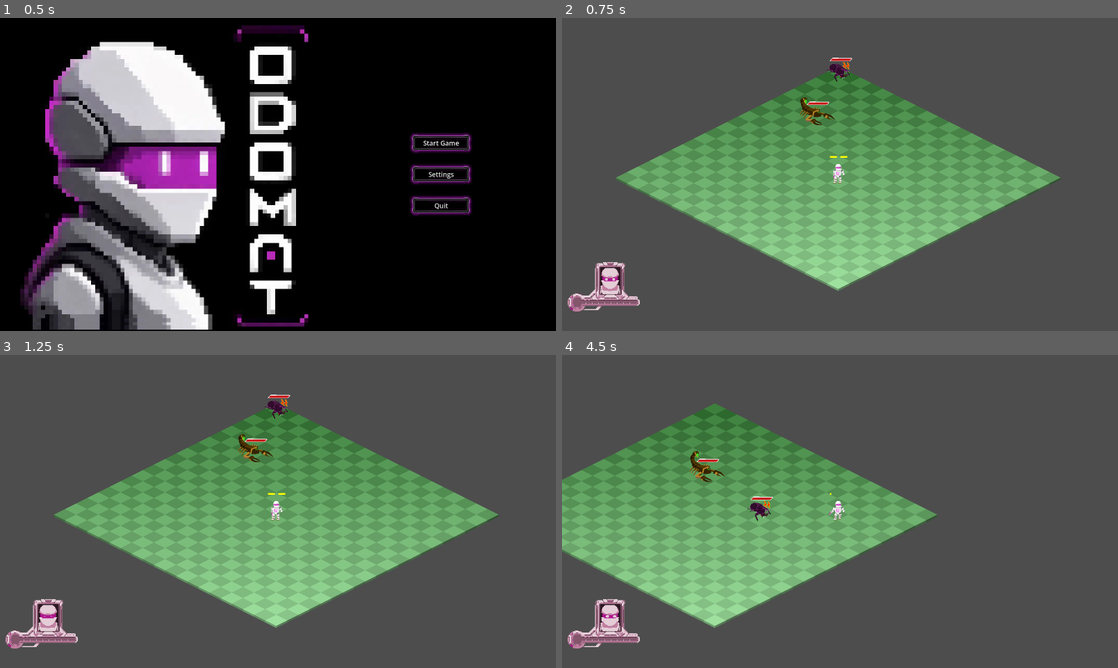
Above: before the commit, frames 1-4 (two rows, left to right).
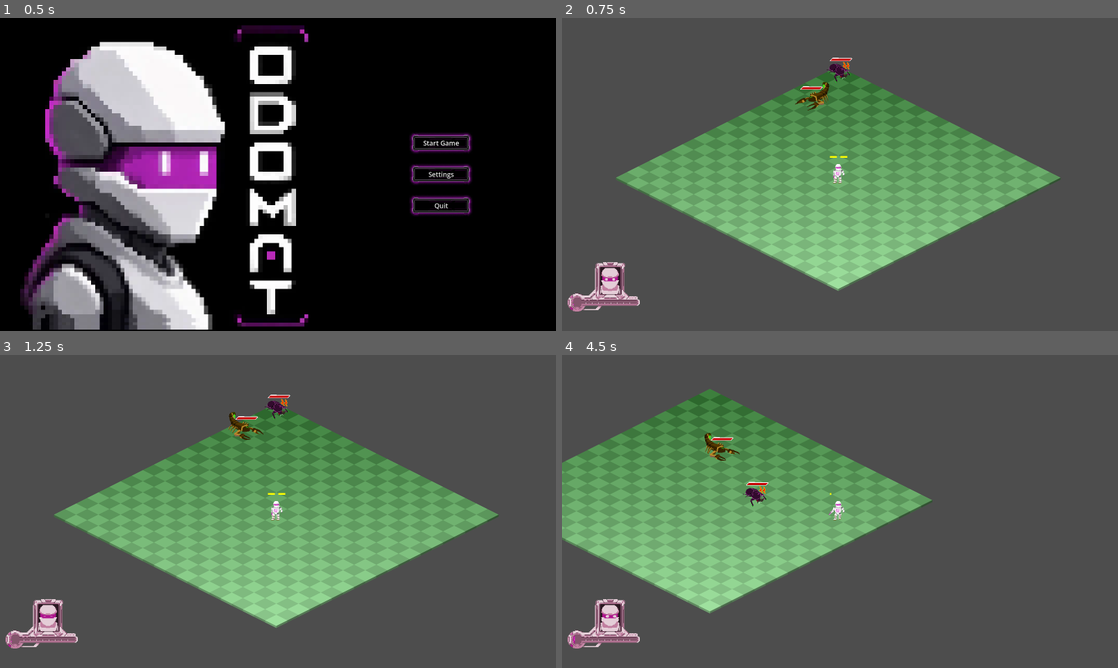
Above: after the commit, the same moments.

Repository: NoeRoberties/Odomat
Game: Godot game, scene res://Scenes/UI/MainMenu/MainMenu.tscn
Same seed, same stepped clock (60 frames per second), same inputs: the game is played once before the commit and once after it.
Inputs (mouse positions are in pixels of both pictures, inside the frame that each line leads up to):
- Up to frame 1 (0.5 s): no input
- Up to frame 2 (0.75 s): click "Start Game" at 0.5 s
- Up to frame 3 (1.25 s): no input
- Up to frame 4 (4.5 s): tap Enter (ui_accept) at 1.25, 1.52, 2.27, 3.77 s; move the mouse to (962, 495) at 1.27 s; hold D (move_right) 1.28-2.03 s; hold Shift (dash) 1.28-2.03 s; click (962, 495) at 1.42 s; move the mouse to (728, 527) at 2.02 s; hold S (move_down) 2.03-2.78 s; tap Shift (dash) at 2.1, 3.05, 3.8 s; move the mouse to (895, 442) at 2.77 s; hold D (move_right) 2.78-3.53 s; hold Space (interact_npc) 2.78-3.53 s; move the mouse to (812, 574) at 3.52 s; hold W (move_up) 3.53-4.28 s; click (812, 574) at 3.6 s; move the mouse to (1006, 558) at 4.27 s; hold A (move_left) from 4.28 s (still down); hold Shift (dash) from 4.28 s (still down)

Frame 1 is identical in both runs. In frame 2, 0.4% of the frame differs, in the area x 41-50%, y 20-35%; in frame 3, 0.5%; in frame 4, 13%, in the area x 0-68%, y 10-93%.

Commit message:
[UPT] Scorpio escape better, shoot range increased and shoot faster

Diff:
--- a/godot-project/odomat/Scenes/Enemies/Scorpio/Scorpio.tscn
+++ b/godot-project/odomat/Scenes/Enemies/Scorpio/Scorpio.tscn
@@ -139,17 +139,17 @@
 size = Vector2(98, 99)
 
 [sub_resource type="CircleShape2D" id="CircleShape2D_3jpb3"]
-radius = 59.008472
+radius = 150.0
 
 [sub_resource type="CircleShape2D" id="CircleShape2D_v2wp6"]
-radius = 320.03906
+radius = 500.0
 
 [node name="Scorpio" type="CharacterBody2D" unique_id=1862442761 groups=["enemies"]]
 script = ExtResource("1_5wdew")
 
 [node name="AnimatedSprite2D" type="AnimatedSprite2D" parent="." unique_id=1330407458]
 sprite_frames = SubResource("SpriteFrames_ckcc7")
-animation = &"hurt"
+animation = &"shoot"
 speed_scale = 1.5
 centered = false
 offset = Vector2(-32.275, -47.155)
@@ -159,6 +159,7 @@
 shape = SubResource("RectangleShape2D_c4xqe")
 
 [node name="DangerArea" type="Area2D" parent="." unique_id=1301013631]
+position = Vector2(21, 34)
 collision_layer = 2
 collision_mask = 2
 
@@ -166,14 +167,15 @@
 position = Vector2(-1, -5)
 shape = SubResource("CircleShape2D_3jpb3")
 
-[node name="AttackArea" type="Area2D" parent="." unique_id=123310097]
+[node name="DetectionArea" type="Area2D" parent="." unique_id=123310097]
+position = Vector2(20, 29)
 collision_layer = 2
 collision_mask = 2
 
-[node name="CollisionShape2D" type="CollisionShape2D" parent="AttackArea" unique_id=1479707010]
+[node name="CollisionShape2D" type="CollisionShape2D" parent="DetectionArea" unique_id=1479707010]
 shape = SubResource("CircleShape2D_v2wp6")
 
 [connection signal="body_entered" from="DangerArea" to="." method="_on_danger_area_body_entered"]
 [connection signal="body_exited" from="DangerArea" to="." method="_on_danger_area_body_exited"]
-[connection signal="body_entered" from="AttackArea" to="." method="_on_attack_area_body_entered"]
-[connection signal="body_exited" from="AttackArea" to="." method="_on_attack_area_body_exited"]
+[connection signal="body_entered" from="DetectionArea" to="." method="_on_attack_area_body_entered"]
+[connection signal="body_exited" from="DetectionArea" to="." method="_on_attack_area_body_exited"]
--- a/godot-project/odomat/Scripts/Enemies/Scorpio/dart.gd
+++ b/godot-project/odomat/Scripts/Enemies/Scorpio/dart.gd
@@ -5,7 +5,7 @@
 var dir: float
 var target: Node = null
 
-var _speed = 1000.0
+var _speed = 1500.0
 var _lifetime = 3.0
 
 const DAMAGE: int = 10
--- a/godot-project/odomat/Scripts/Enemies/Scorpio/scorpio.gd
+++ b/godot-project/odomat/Scripts/Enemies/Scorpio/scorpio.gd
@@ -3,6 +3,12 @@
 
 const HEALTH_BAR_POSITION: Vector2 = Vector2(0.0, 0.0)
 const SCORPIO_HEALTH: int = 15
+const KNOCKBACK_DURATION := 0.5
+const PREPARE_SHOT_DURATION: float = 0.8
+const DASH_SPEED: float = 320.0
+const SHOOT_DISTANCE: float = 350.0
+const SHOOT_COOLDOWN: float = 1.0
+const DASH_DURATION: float = 0.22
 
 @export var dart_scene: PackedScene = preload("res://Scenes/Enemies/Scorpio/Dart.tscn")
 
@@ -19,20 +25,15 @@
 var _state: State = State.IDLE
 
 var _speed := 90.0
-var _shoot_distance := 250.0
 
 var _player: Node2D = null
 var _in_attack_zone := false
 var _in_danger_zone := false
 
-var _shoot_cooldown := 1.0
 var _shoot_timer := 0.0
 
-var _prepare_shot_duration := 1.3
 var _prepare_shot_timer := 0.0
 
-var _dash_speed := 320.0
-var _dash_duration := 0.22
 var _dash_timer := 0.0
 var _dash_direction := Vector2.ZERO
 
@@ -42,7 +43,6 @@
 
 var _knockback_velocity := Vector2.ZERO
 var _knockback_timer := 0.0
-const KNOCKBACK_DURATION := 0.5
 
 
 func _on_ready() -> void:
@@ -109,7 +109,7 @@
 
 	if _in_attack_zone:
 		var dist = global_position.distance_to(_player.global_position)
-		if dist > _shoot_distance:
+		if dist > SHOOT_DISTANCE:
 			_start_dash_approach()
 		elif _shoot_timer <= 0.0:
 			_start_prepare_shot()
@@ -127,7 +127,7 @@
 
 	var dist = global_position.distance_to(_player.global_position)
 
-	if dist <= _shoot_distance:
+	if dist <= SHOOT_DISTANCE:
 		velocity = Vector2.ZERO
 		if _shoot_timer <= 0.0:
 			_start_prepare_shot()
@@ -143,7 +143,7 @@
 
 func _state_dash_approach(delta: float) -> void:
 	_dash_timer -= delta
-	velocity = _dash_direction * _dash_speed
+	velocity = _dash_direction * DASH_SPEED
 	if _animated_sprite.animation != "walk":
 		_animated_sprite.play("walk")
 
@@ -158,7 +158,7 @@
 			return
 
 		var dist = global_position.distance_to(_player.global_position)
-		if dist <= _shoot_distance and _shoot_timer <= 0.0:
+		if dist <= SHOOT_DISTANCE and _shoot_timer <= 0.0:
 			_start_prepare_shot()
 		else:
 			_state = State.APPROACH
@@ -172,10 +172,6 @@
 		_state = State.IDLE
 		return
 
-	if _in_danger_zone:
-		_start_dash_flee()
-		return
-
 	_prepare_shot_timer -= delta
 	if _prepare_shot_timer <= 0.0:
 		_state = State.SHOOT
@@ -190,7 +186,7 @@
 
 	if not _has_shot:
 		_has_shot = true
-		_shoot_timer = _shoot_cooldown
+		_shoot_timer = SHOOT_COOLDOWN
 		_shoot()
 
 	_animated_sprite.play("shoot")
@@ -204,7 +200,7 @@
 
 func _state_dash_flee(delta: float) -> void:
 	_dash_timer -= delta
-	velocity = _dash_direction * _dash_speed
+	velocity = _dash_direction * DASH_SPEED
 	if _animated_sprite.animation != "walk":
 		_animated_sprite.play("walk")
 
@@ -239,14 +235,14 @@
 		else:
 			_state = State.IDLE
 
-		_shoot_timer = _shoot_cooldown
+		_shoot_timer = SHOOT_COOLDOWN
 
 
 func _start_dash_approach() -> void:
 	if _player == null:
 		return
 	_dash_direction = (_player.global_position - global_position).normalized()
-	_dash_timer = _dash_duration
+	_dash_timer = DASH_DURATION
 	_state = State.DASH_APPROACH
 
 
@@ -254,12 +250,12 @@
 	if _player == null:
 		return
 	_dash_direction = _get_flee_direction()
-	_dash_timer = _dash_duration
+	_dash_timer = DASH_DURATION
 	_state = State.DASH_FLEE
 
 
 func _start_prepare_shot() -> void:
-	_prepare_shot_timer = _prepare_shot_duration
+	_prepare_shot_timer = PREPARE_SHOT_DURATION
 	_has_shot = false
 	_shoot_end_timer = 0.0
 	_state = State.PREPARE_SHOT
@@ -333,7 +329,7 @@
 		return
 	_player = body
 	_in_attack_zone = true
-	_shoot_timer = _shoot_cooldown
+	_shoot_timer = SHOOT_COOLDOWN
 
 	if _in_danger_zone and _state != State.SHOOT and _state != State.KNOCKBACK:
 		_start_dash_flee()
@@ -355,7 +351,7 @@
 	_player = body
 	_in_danger_zone = true
 
-	if _state != State.SHOOT and _state != State.KNOCKBACK:
+	if _state != State.PREPARE_SHOT and _state != State.KNOCKBACK:
 		_start_dash_flee()
 
 
Not shown: 1 places in godot-project/odomat/Scenes/Enemies/Scorpio/Scorpio.tscn that only renumber resources
